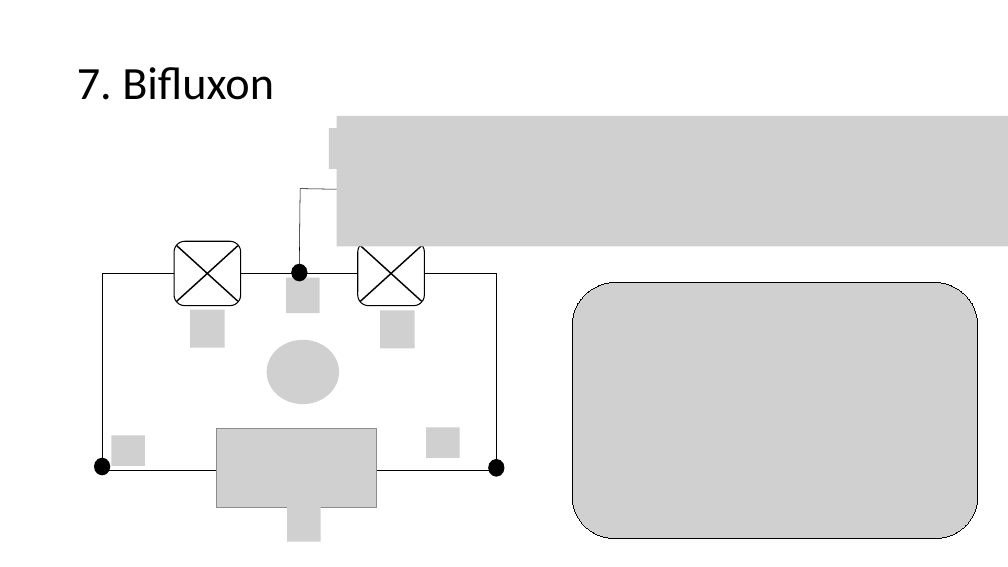
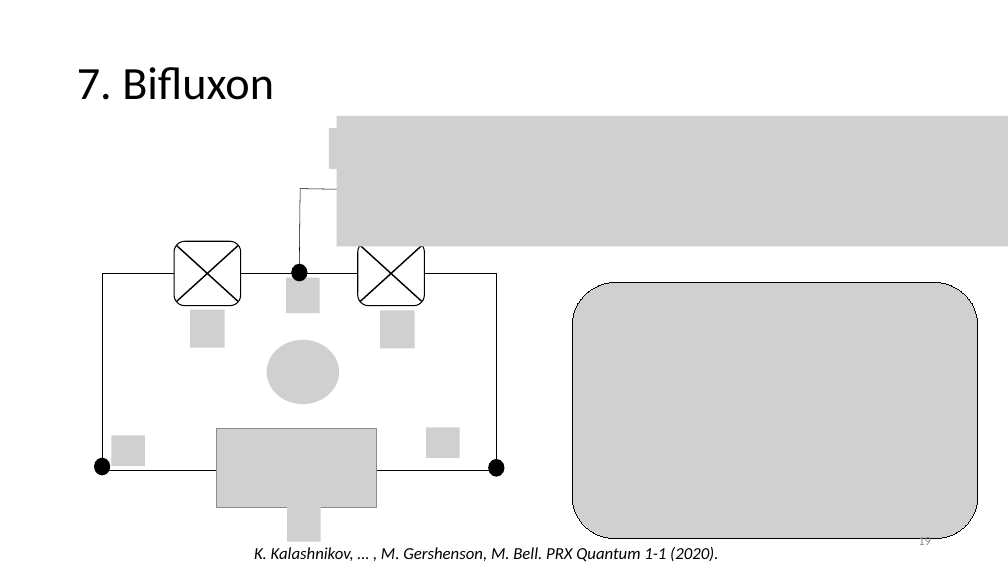
Before and after one commit to EeshGupta/Multimode-Conditional-Displacements, a slide deck: slide 19 of presentations/Bifluxon2.pptx (slide 20 before the commit). Drawn at 1008x567 pixels with LibreOffice and Linux fonts; fonts in the diff are those of the drawing; grey boxes stand for pictures. Boxes give left, top, right and bottom in pixels: in the first picture for what was removed or moved away, otherwise in the second. Text is boxed around its words. In the diff, an @@ line names an element or a change of style, - is before the commit and + after.

```diff
--- a/presentations/Bifluxon2.pptx
+++ b/presentations/Bifluxon2.pptx
@@ page number added at (918,535,931,545), 12 pt, text #8C8C8C @@
+19
@@ text added at (254,547,718,562), 16 pt, text #000000, italic @@
+K. Kalashnikov, … , M. Gershenson, M. Bell. PRX Quantum 1-1 (2020).
```
Also in this commit, not shown: 27 other slides changed, 9 slides added, 9 slides removed, 36 other files.
